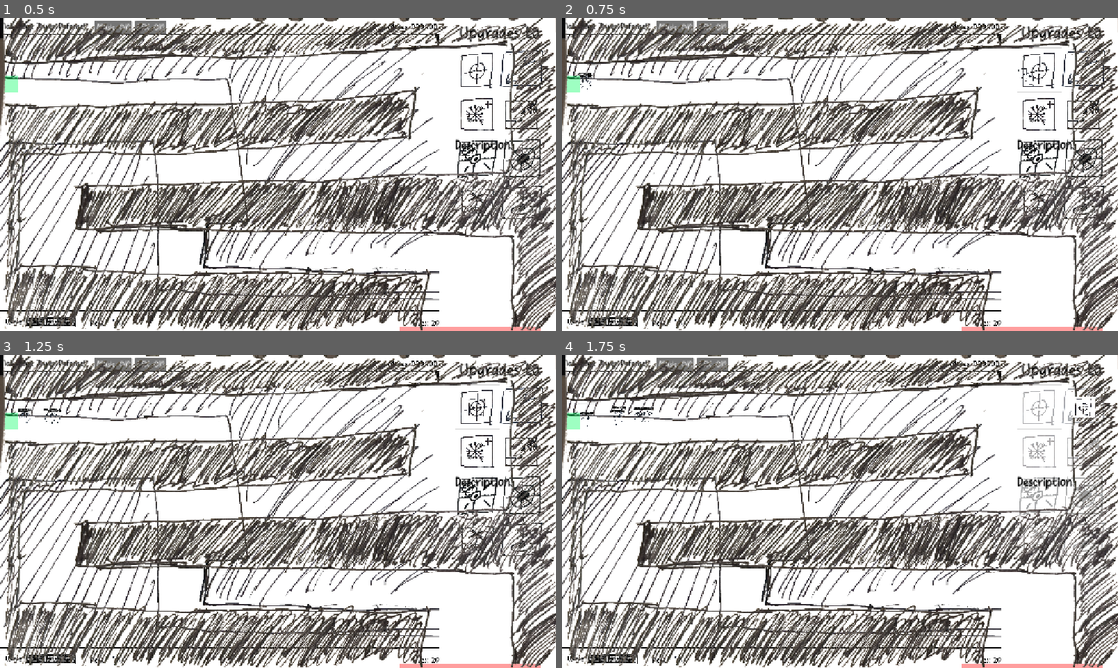
Above: before the commit, frames 1-4 (two rows, left to right).
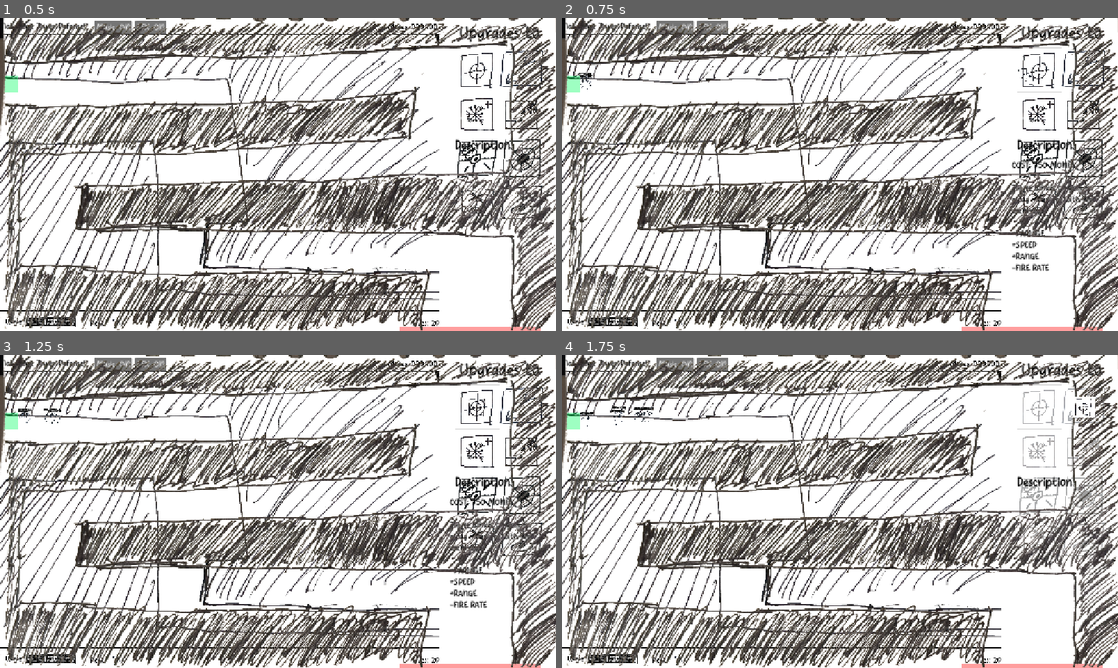
Above: after the commit, the same moments.

Repository: OzuYatamutsu/notebook-tower-defense
Game: Godot game, scene res://levels/level_cools.tscn
The game is run twice, just before and just after one commit, with the same random seed, the same clock (stepped at 60 frames per second) and the same inputs. This scene is started directly instead of the project's main scene.
Inputs (mouse positions are in pixels of both pictures, inside the frame that each line leads up to):
- Up to frame 1 (0.5 s): no input
- Up to frame 2 (0.75 s): click (1040, 71) at 0.5 s
- Up to frame 3 (1.25 s): no input
- Up to frame 4 (1.75 s): click (1084, 408) at 1.25 s

Frame 1 is identical in both runs. In frame 2, 0.7% of the frame differs, in the area x 80-96%, y 45-81%; in frame 3, 0.7%; in frame 4, nothing differs.

Commit message:
Add descriptions to all upgraded tower types

Diff:
--- a/towers/fast_laser_tower.gd
+++ b/towers/fast_laser_tower.gd
@@ -9,6 +9,14 @@
 
 func _init() -> void:
     VALUE = 800
+    Description = (
+        "COST: {0} MONEY\n".format([VALUE]) +
+        "\n" +
+        "Tower which deals light continuous damage over time " +
+        "to the weakest target nearby, switching targets frequently. " +
+        "Can target multiple targets.\n" +
+        "\n"
+    )
     IsUpgraded = true
     UpgradeEffects = [
         "+Targets weakest",
@@ -16,7 +24,8 @@
         "+RANGE",
         "-DAMAGE"
     ]
-
+    for effect in UpgradeEffects:
+        Description += effect + "\n"
     super._init()
 
 func _ready() -> void:
--- a/towers/heavy_laser_tower.gd
+++ b/towers/heavy_laser_tower.gd
@@ -9,6 +9,13 @@
 
 func _init() -> void:
     VALUE = 800
+    Description = (
+        "COST: {0} MONEY\n".format([VALUE]) +
+        "\n" +
+        "Tower which locks on to the strongest nearby target " +
+        "and deals HEAVY continuous damage over time.\n" +
+        "\n"
+    )
     IsUpgraded = true
     UpgradeEffects = [
         "+Targets strongest",
@@ -16,6 +23,8 @@
         "+RANGE",
         "-SPEED"
     ]
+    for effect in UpgradeEffects:
+        Description += effect + "\n"
     super._init()
 
 func _ready() -> void:
--- a/towers/mine_tower.gd
+++ b/towers/mine_tower.gd
@@ -3,15 +3,24 @@
 
 func _init() -> void:
     VALUE = 750
+    Description = (
+        "COST: {0} MONEY\n".format([VALUE]) +
+        "\n" +
+        "Tower which sprays exploding mines on the ground at the " +
+        "start of each wave. Exploding mines deal damage to nearby " +
+        "monsters.\n" +
+        "\n"
+    )
     IsUpgraded = true
     UpgradeEffects = [
         "+SPLASH DAMAGE",
         "-DAMAGE",
         "-MINES"
     ]
+    for effect in UpgradeEffects:
+        Description += effect + "\n"
     NUM_MINES = 7
-
-    super._init()
+    self._superinit()
 
 func _ready() -> void:
     ready_tower(
--- a/towers/missile_tower.gd
+++ b/towers/missile_tower.gd
@@ -3,6 +3,14 @@
 
 func _init() -> void:
     VALUE = 750
+    Description = (
+        "COST: {0} MONEY\n".format([VALUE]) +
+        "\n" +
+        "Tower which shoots a slow missile at the target. " +
+        "The missile explodes, dealing damage to all monsters " +
+        "nearby.\n" +
+        "\n"
+    )
     IsUpgraded = true
     UpgradeEffects = [
         "+DAMAGE",
@@ -10,6 +18,8 @@
         "-FIRE RATE",
         "-SPEED"
     ]
+    for effect in UpgradeEffects:
+        Description += effect + "\n"
     super._init()
 
 func _ready() -> void:
--- a/towers/poison_spike_tower.gd
+++ b/towers/poison_spike_tower.gd
@@ -3,14 +3,23 @@
 
 func _init() -> void:
     VALUE = 750
+    Description = (
+        "COST: {0} MONEY\n".format([VALUE]) +
+        "\n" +
+        "Tower which sprays poison spikes on the ground at the " +
+        "start of each wave. Poison spikes deal constant damage " +
+        "over time to a monster.\n" +
+        "\n"
+    )
     IsUpgraded = true
     UpgradeEffects = [
         "+POISON",
         "+SLOW",
         "--DAMAGE"
     ]
-
-    super._init()
+    for effect in UpgradeEffects:
+        Description += effect + "\n"
+    self._superinit()
 
 func _ready() -> void:
     ready_tower(
--- a/towers/slow_tower.gd
+++ b/towers/slow_tower.gd
@@ -8,7 +8,7 @@
     Description = (
         "COST: {0} MONEY\n".format([VALUE]) +
         "\n" +
-        "Tower which shoots a snowflake at the target, slowing them.\n" +
+        "Tower which shoots snowflakes at nearby targets, slowing them.\n" +
         "\n" +
         "MINISCULE DAMAGE\n" +
         "MEDIUM RATE OF FIRE\n" +
--- a/towers/slowflake_tower.gd
+++ b/towers/slowflake_tower.gd
@@ -5,12 +5,20 @@
 
 func _init() -> void:
     VALUE = 750
+    Description = (
+        "COST: {0} MONEY\n".format([VALUE]) +
+        "\n" +
+        "Tower which shoots MANY snowflakes at nearby targets, slowing them.\n" +
+        "\n"
+    )
     IsUpgraded = true
     UpgradeEffects = [
         "+PROJECTILES",
         "+RANGE",
         "-FIRE RATE"
     ]
+    for effect in UpgradeEffects:
+        Description += effect + "\n"
     super._init()
 
 func _ready() -> void:
--- a/towers/slowthrower_tower.gd
+++ b/towers/slowthrower_tower.gd
@@ -5,12 +5,21 @@
 
 func _init() -> void:
     VALUE = 750
+    Description = (
+        "COST: {0} MONEY\n".format([VALUE]) +
+        "\n" +
+        "Tower which fires snowflakes at a target in a constant " +
+        "stream, slowing them.\n" +
+        "\n"
+    )
     IsUpgraded = true
     UpgradeEffects = [
         "+RANGE",
         "++FIRE RATE",
         "-DAMAGE"
     ]
+    for effect in UpgradeEffects:
+        Description += effect + "\n"
     super._init()
 
 func _ready() -> void:
--- a/towers/sniper_tower.gd
+++ b/towers/sniper_tower.gd
@@ -3,6 +3,12 @@
 
 func _init() -> void:
     VALUE = 750
+    Description = (
+        "COST: {0} MONEY\n".format([VALUE]) +
+        "\n" +
+        "Tower which targets far away monsters with high accuracy.\n" +
+        "\n"
+    )
     IsUpgraded = true
     UpgradeEffects = [
         "+DAMAGE",
@@ -10,6 +16,8 @@
         "+RANGE",
         "-FIRE RATE"
     ]
+    for effect in UpgradeEffects:
+        Description += effect + "\n"
 
     super._init()
 
--- a/towers/spike_tower.gd
+++ b/towers/spike_tower.gd
@@ -21,6 +21,8 @@
     IsUpgraded = false
     super._init()
 
+func _superinit():
+    super._init()
 
 func _ready() -> void:
     ready_tower(
